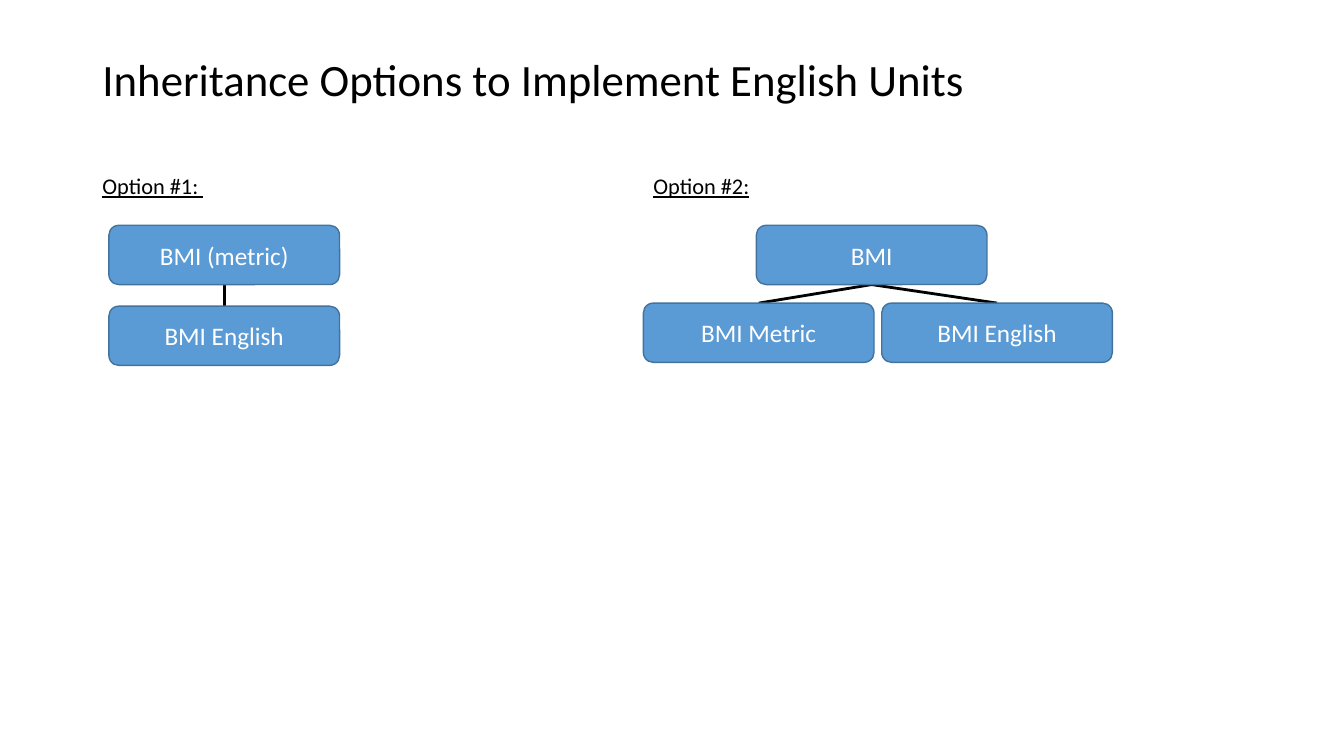
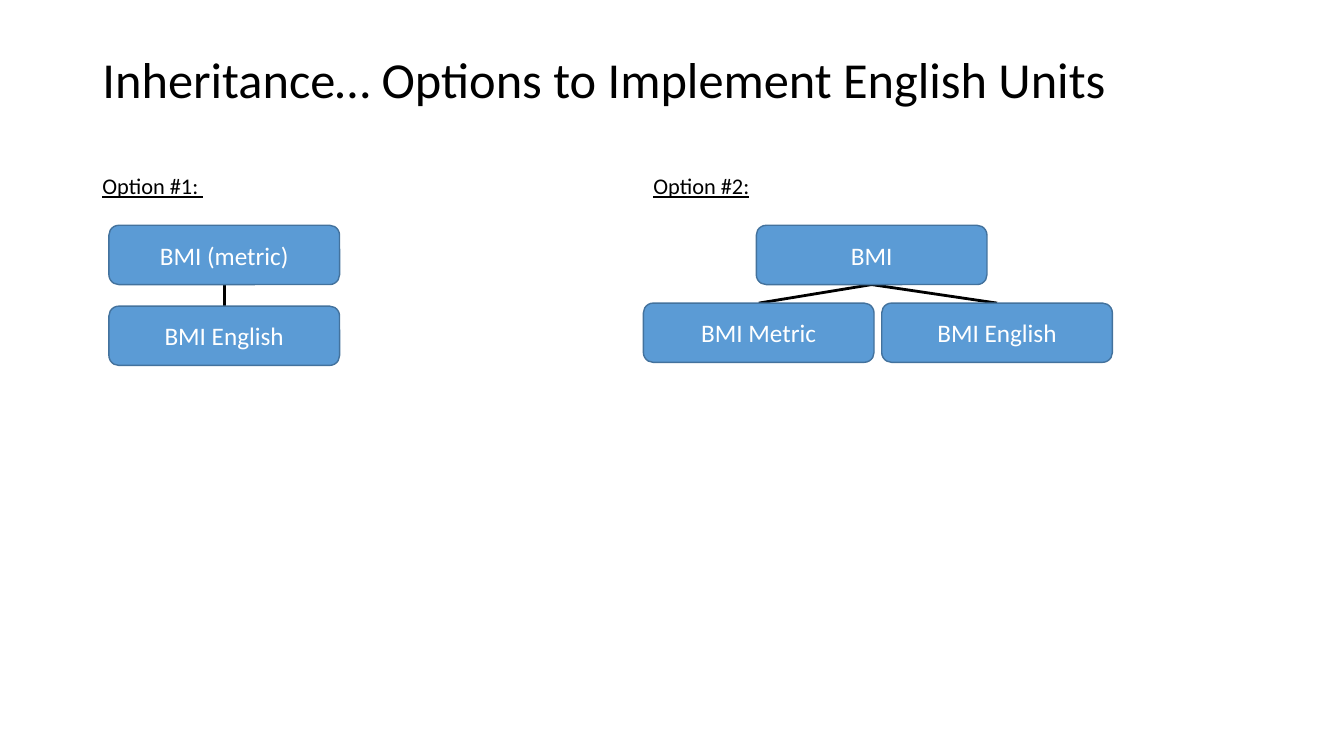
Before and after one commit to EricJPogue/www-epogue-info, a slide deck: slide 18 of CPSC-24500/Week01/2016SpringW01Slides.pptx. Drawn at 1344x756 pixels with LibreOffice and Linux fonts; fonts in the diff are those of the drawing. Boxes give left, top, right and bottom in pixels: in the first picture for what was removed or moved away, otherwise in the second. Text is boxed around its words. In the diff, an @@ line names an element or a change of style, - is before the commit and + after.

```diff
--- a/CPSC-24500/Week01/2016SpringW01Slides.pptx
+++ b/CPSC-24500/Week01/2016SpringW01Slides.pptx
@@ title at box(102, 63, 1105, 107): text changed; size 32 to 36 pt @@
-Inheritance Options to Implement English Units
+Inheritance… Options to Implement English Units
```
Also in this commit, not shown: 38 other slides changed, 1 other file.
